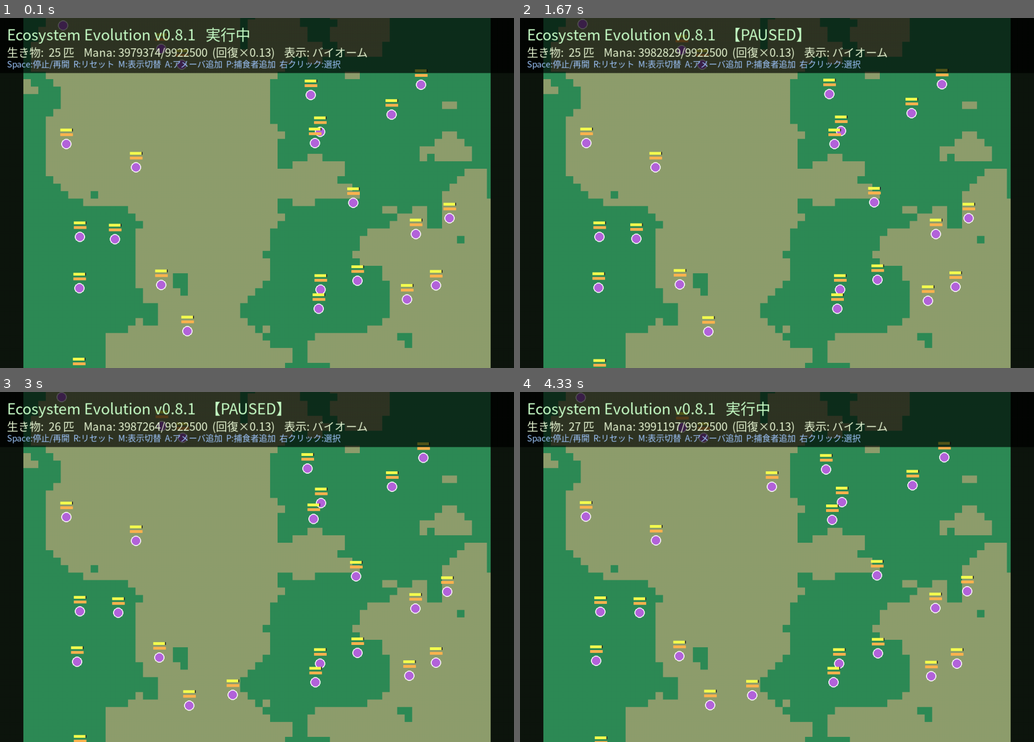
Above: before the commit, frames 1-4 (two rows, left to right).
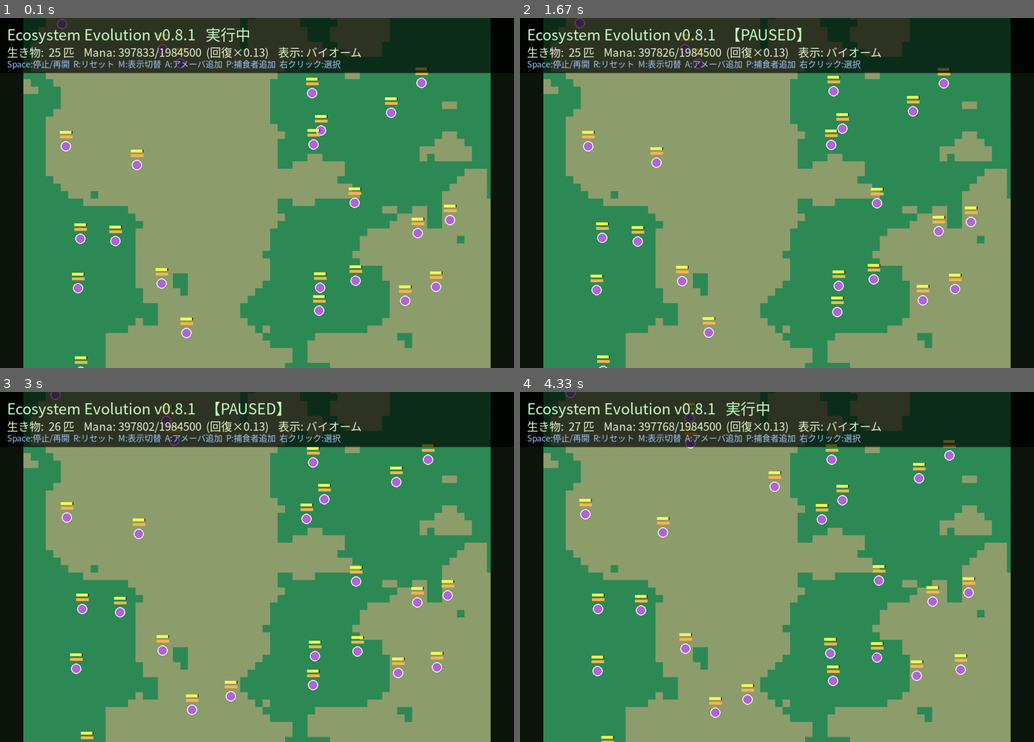
Above: after the commit, the same moments.

Repository: illuaStudio/ecosystem_evo
Game: pygame game, started from src/main.py
The game is run twice, just before and just after one commit, with the same random seed, the same clock (stepped at 60 frames per second) and the same inputs.
Inputs (mouse positions are in pixels of both pictures, inside the frame that each line leads up to):
- Up to frame 1 (0.1 s): no input
- Up to frame 2 (1.67 s): tap Space at 0.33 s; tap Enter at 0.67 s
- Up to frame 3 (3 s): hold A 2-2.53 s; move the mouse to (318, 598) at 2.03 s; tap Space at 2.07, 2.37 s; click (133, 497) at 2.62 s
- Up to frame 4 (4.33 s): hold A from 4 s (still down); move the mouse to (972, 700) at 4.03 s; tap Space at 4.07 s

The runs differ from the first frame. In frame 1, 2.6% of the frame differs, in the area x 11-89%, y 0-100%; in frame 2, 3.2%; in frame 3, 3.8%; in frame 4, 4.1%, in the area x 8-89%, y 0-100%.

Commit message:
時間間隔を1tickから10tickへ変更

Diff:
--- a/config/game.json
+++ b/config/game.json
@@ -3,6 +3,7 @@
   "version": "0.8.1",
 
   "fps": 60,
+  "sim_ticks_per_step": 10,
   "simulation_speed": 1.0,
 
   "camera_width": 1100,
--- a/config/species/amoeba.json
+++ b/config/species/amoeba.json
@@ -10,7 +10,7 @@
     "base_size": 9.0,
     "max_size": 18.0,
     "growth_rate": 0.0008,
-    "base_speed": 0.51,
+    "base_speed": 1.0,
     "base_vision": 70,
     "max_hp": 60.0,
     "max_satiety": 45.0,
@@ -23,9 +23,9 @@
         "name": "ManaWanderAction",
         "weight": 1.0,
         "params": {
-          "angle_range": 40,
+          "angle_range": 20,
           "speed_multiplier": 0.50,
-          "mana_absorption_rate": 0.8,
+          "mana_absorption_rate": 5,
           "depletion_rate_threshold": 0.06,
           "no_absorb_escape_ticks": 3,
           "crowd_radius": 50.0,
--- a/config/worlds/world.json
+++ b/config/worlds/world.json
@@ -6,10 +6,10 @@
   "background_color": [34, 60, 25],
 
   "mana": {
-    "regen_rate": 2000.0,
-    "density_max": 2500.0,
-    "density_initial_min": 800.0,
-    "density_initial_max": 1500.0
+    "regen_rate": 100.0,
+    "density_max": 500.0,
+    "density_initial_min": 80.0,
+    "density_initial_max": 150.0
   },
 
   "initial_entities": {
--- a/src/components/corpse.py
+++ b/src/components/corpse.py
@@ -12,14 +12,14 @@
         self.remaining_biomass = 0.0
         self.initial_biomass = 0.0
 
-    def update(self) -> None:
+    def update(self, dt: float = 1.0) -> None:
         """死骸専用: 自然分解でバイオマス減少とマナ還元（アクションなし）。"""
         if self.remaining_biomass <= 0:
             return
 
         owner = self.owner
         size = float(owner.traits.get("base_size", 9.0))
-        decompose_amount = size * 0.018
+        decompose_amount = size * 0.018 * float(dt)
         self.remaining_biomass -= decompose_amount
 
         world = owner.world
--- a/src/components/metabolism.py
+++ b/src/components/metabolism.py
@@ -10,17 +10,18 @@
     def __init__(self, owner: Any) -> None:
         self.owner = owner
 
-    def update(self) -> bool:
+    def update(self, dt: float = 1.0) -> bool:
         """
-        1 ティック分の代謝を適用する。
+        dt 分の代謝を適用する。
         Returns:
             True なら HP が尽きて死骸化が必要（呼び出し側で become_corpse を実行）。
         """
-        self.apply_growth()
-        self._apply_metabolism()
+        dt = float(dt)
+        self.apply_growth(dt)
+        self._apply_metabolism(dt)
         return self.owner.hp <= 0
 
-    def apply_growth(self) -> None:
+    def apply_growth(self, dt: float = 1.0) -> None:
         """満腹度に応じて base_size を max_size まで自動成長（Action とは独立）。"""
         owner = self.owner
         traits = owner.traits
@@ -33,7 +34,7 @@
         if growth_rate <= 0:
             return
 
-        delta = growth_rate * satiety_ratio(owner)
+        delta = growth_rate * satiety_ratio(owner) * float(dt)
         traits["base_size"] = min(max_size, size + delta)
 
     def scale_size(self, factor: float) -> None:
@@ -41,9 +42,9 @@
         traits = self.owner.traits
         traits["base_size"] = float(traits["base_size"]) * factor
 
-    def _apply_metabolism(self) -> None:
+    def _apply_metabolism(self, dt: float = 1.0) -> None:
         owner = self.owner
-        owner.satiety -= owner.traits["metabolism_rate"]
+        owner.satiety -= owner.traits["metabolism_rate"] * float(dt)
 
         if owner.satiety < 0:
             owner.hp += owner.satiety * 0.12
--- a/src/components/reproduction.py
+++ b/src/components/reproduction.py
@@ -9,9 +9,9 @@
         self.owner = owner
         self.cooldown = 0
 
-    def update(self) -> None:
+    def update(self, dt: float = 1.0) -> None:
         if self.cooldown > 0:
-            self.cooldown -= 1
+            self.cooldown = max(0, self.cooldown - int(dt))
 
     def set_cooldown(self, ticks: int) -> None:
         self.cooldown = max(0, int(ticks))
--- a/src/core/engine.py
+++ b/src/core/engine.py
@@ -28,6 +28,8 @@
 
         self.world = None
         self.paused = False
+        self.sim_ticks_per_step = max(1, int(config.game.get("sim_ticks_per_step", 10)))
+        self._render_ticks_until_sim = 0
         self.selected_creature = None
         self.show_debug = config.game.get("debug_mode", False)
         self.map_view_mode = "biome"  # "biome" | "mana"
@@ -48,6 +50,8 @@
     def reset_simulation(self, world_name: str = "Grassland"):
         """シミュレーション初期化"""
         config.reload_worlds()
+        self.sim_ticks_per_step = max(1, int(config.game.get("sim_ticks_per_step", 10)))
+        self._render_ticks_until_sim = 0
         self.world = World(world_name)
         self.selected_creature = None
         self.renderer.invalidate_biome_cache()
@@ -67,11 +71,20 @@
         """入力処理をInputHandlerに委譲"""
         return self.input_handler.handle_events()
 
+    def _sim_dt(self) -> float:
+        """1 回のシミュ更新で進むシミュレーション時間（レンダー tick 換算）。"""
+        speed = float(config.game.get("simulation_speed", 1.0))
+        return self.sim_ticks_per_step * speed
+
     def update(self):
-        """状態更新"""
-        if self.paused:
+        """状態更新（レンダー tick）。生態シミュは sim_ticks_per_step ごとに実行。"""
+        if self.paused or self.world is None:
             return
-        self.world.update()
+        if self._render_ticks_until_sim > 0:
+            self._render_ticks_until_sim -= 1
+            return
+        self.world.update(self._sim_dt())
+        self._render_ticks_until_sim = self.sim_ticks_per_step - 1
 
     def draw(self):
         """描画"""
--- a/src/entities/creature.py
+++ b/src/entities/creature.py
@@ -129,20 +129,21 @@
     def become_corpse(self) -> None:
         self.corpse.become_corpse()
 
-    def update(self) -> None:
+    def update(self, dt: float = 1.0) -> None:
+        dt = float(dt)
         if not self.alive:
-            self.corpse.update()
+            self.corpse.update(dt)
             return
 
-        self.age += 1
-        self.reproduction.update()
+        self.age += int(dt)
+        self.reproduction.update(dt)
 
         sync_legacy_pos(self, update_last=True)
 
         if self.life_cycle.update():
             return
 
-        if self.metabolism.update():
+        if self.metabolism.update(dt):
             self.become_corpse()
             return
 
--- a/src/systems/mana_system.py
+++ b/src/systems/mana_system.py
@@ -17,7 +17,6 @@
 
     def update(self, entities: List[Any], world: Any, dt: float = 1.0) -> None:
         """マナ親和性を持つ生存個体のマナ吸収（行動種別に応じて）。"""
-        del dt
         if world is None:
             return
 
@@ -35,7 +34,7 @@
             rate = float(
                 action.params.get("mana_absorption_rate", affinity.consumption_rate)
             )
-            absorbed = self.absorb_mana(entity, world, affinity, rate)
+            absorbed = self.absorb_mana(entity, world, affinity, rate, dt)
             self._record_absorb_result(entity, world, absorbed, action.params)
 
     def apply_gradient_steering(
@@ -78,7 +77,10 @@
 
         from src.systems.movement_system import MovementSystem
 
-        MovementSystem.wander_step(entity, angle_range, speed_multiplier)
+        sim_dt = float(getattr(world, "sim_dt", 1.0))
+        MovementSystem.wander_step(
+            entity, angle_range, speed_multiplier, sim_dt
+        )
 
     def absorb_mana(
         self,
@@ -86,6 +88,7 @@
         world: Any,
         affinity: ManaAffinity,
         rate: Optional[float] = None,
+        dt: float = 1.0,
     ) -> float:
         """現在位置のマナを消費して満腹度を回復。吸収量を返す。"""
         if world is None or not getattr(entity, "alive", True):
@@ -96,7 +99,10 @@
             return 0.0
 
         consumption = rate if rate is not None else affinity.consumption_rate
-        want = min(float(consumption) * affinity.affinity, cap - entity.satiety)
+        want = min(
+            float(consumption) * affinity.affinity * float(dt),
+            cap - entity.satiety,
+        )
         if want <= 0:
             return 0.0
 
--- a/src/systems/movement_system.py
+++ b/src/systems/movement_system.py
@@ -15,7 +15,7 @@
 
     def update(self, entities: List[Any], world: Any, dt: float = 1.0) -> None:
         """速度の適用とワールド境界へのクランプ。"""
-        del dt  # ティック単位シミュレーション（将来 dt 対応用）
+        dt = float(dt)
         if world is None:
             return
 
@@ -28,8 +28,8 @@
 
             velocity = getattr(entity, "velocity", None)
             if isinstance(velocity, Velocity) and (velocity.vx != 0.0 or velocity.vy != 0.0):
-                position.x += velocity.vx
-                position.y += velocity.vy
+                position.x += velocity.vx * dt
+                position.y += velocity.vy * dt
                 velocity.vx = 0.0
                 velocity.vy = 0.0
 
@@ -41,6 +41,7 @@
         entity: Any,
         angle_range: float,
         speed_multiplier: float,
+        dt: float = 1.0,
     ) -> None:
         """徘徊: wander_angle に沿って Position を更新する。"""
         position = MovementSystem._require_position(entity)
@@ -48,7 +49,7 @@
         wander_angle += random.uniform(-angle_range, angle_range)
         entity.wander_angle = wander_angle
 
-        step = entity.get_current_speed() * speed_multiplier
+        step = entity.get_current_speed() * speed_multiplier * float(dt)
         position.x += math.cos(math.radians(wander_angle)) * step
         position.y += math.sin(math.radians(wander_angle)) * step
         sync_legacy_pos(entity)
@@ -58,6 +59,7 @@
         entity: Any,
         target: Any,
         speed_multiplier: float = 1.0,
+        dt: float = 1.0,
     ) -> float:
         """ターゲット方向へ移動し、移動後の距離を返す。"""
         position = MovementSystem._require_position(entity)
@@ -69,7 +71,7 @@
         if dist == 0:
             return 0.0
 
-        step = entity.get_current_speed() * speed_multiplier
+        step = entity.get_current_speed() * speed_multiplier * float(dt)
         position.x += (dx / dist) * step
         position.y += (dy / dist) * step
         sync_legacy_pos(entity)
--- a/src/systems/world.py
+++ b/src/systems/world.py
@@ -74,6 +74,7 @@
 
         self.spawner = WorldSpawner(self)
         self.spawner.spawn_initial_entities(world_data)
+        self.sim_dt = 1.0
 
     # バイオーム（後方互換）
     biomes = property(lambda s: s.biome.biomes)
@@ -112,8 +113,8 @@
     def get_mana_density(self, x: float, y: float) -> float:
         return self.mana_layer.get_mana_density(x, y)
 
-    def _regenerate_mana_density(self) -> None:
-        self.mana_layer.regenerate()
+    def _regenerate_mana_density(self, dt: float = 1.0) -> None:
+        self.mana_layer.regenerate(dt)
 
     def return_mana_from_decomposition(
         self, amount: float, x: float = None, y: float = None
@@ -132,9 +133,11 @@
             self.creatures.remove(creature)
 
     def update(self, dt: float = 1.0) -> None:
-        self._regenerate_mana_density()
+        """生態シミュレーションを dt 分進める（1 = 旧来の 1 シミュ tick）。"""
+        self.sim_dt = float(dt)
+        self._regenerate_mana_density(dt)
         for creature in self.creatures[:]:
-            creature.update()
+            creature.update(dt)
         self.movement_system.update(self.creatures, self, dt)
         self.mana_system.update(self.creatures, self, dt)
         for creature in self.creatures[:]:
--- a/src/systems/world_mana.py
+++ b/src/systems/world_mana.py
@@ -72,14 +72,14 @@
         col, row = self._pos_to_mana_cell(x, y)
         return self.mana_density[row][col]
 
-    def regenerate(self) -> None:
+    def regenerate(self, dt: float = 1.0) -> None:
         """バイオーム倍率に基づき、マナ密度マップ全体を回復させる。"""
         world = self._world
-        if self.regen_rate <= 0 or not self.mana_density:
+        if self.regen_rate <= 0 or not self.mana_density or dt <= 0:
             return
 
         cell_count = self._mana_cols * self._mana_rows
-        base_per_cell = self.regen_rate / cell_count
+        base_per_cell = (self.regen_rate / cell_count) * float(dt)
         cell = self.mana_cell_size
         cap = self.mana_density_cap
         regen_total = 0.0
--- a/src/utils/creature_helpers.py
+++ b/src/utils/creature_helpers.py
@@ -152,11 +152,27 @@
     )
 
 
-def move_toward(creature, target, speed_multiplier: float = 1.0) -> float:
+def _sim_dt(creature, dt: float | None = None) -> float:
+    if dt is not None:
+        return float(dt)
+    world = getattr(creature, "world", None)
+    if world is None:
+        return 1.0
+    return float(getattr(world, "sim_dt", 1.0))
+
+
+def move_toward(
+    creature,
+    target,
+    speed_multiplier: float = 1.0,
+    dt: float | None = None,
+) -> float:
     """ターゲット方向へ移動し、移動後の距離を返す。"""
     from src.systems.movement_system import MovementSystem
 
-    return MovementSystem.move_toward(creature, target, speed_multiplier)
+    return MovementSystem.move_toward(
+        creature, target, speed_multiplier, _sim_dt(creature, dt)
+    )
 
 
 def bite(predator, prey, attack_power: float = 1.0) -> float:
@@ -216,10 +232,17 @@
         consume_carcass(predator, target, bite_gain=bite_gain)
 
 
-def wander_step(creature, angle_range: float, speed_multiplier: float) -> None:
+def wander_step(
+    creature,
+    angle_range: float,
+    speed_multiplier: float,
+    dt: float | None = None,
+) -> None:
     from src.systems.movement_system import MovementSystem
 
-    MovementSystem.wander_step(creature, angle_range, speed_multiplier)
+    MovementSystem.wander_step(
+        creature, angle_range, speed_multiplier, _sim_dt(creature, dt)
+    )
 
 
 def get_mana_gradient_direction(
--- /dev/null
+++ b/tests/test_sim_dt.py
@@ -0,0 +1,61 @@
+"""シミュレーション dt（Phase A）のスケール検証。"""
+import unittest
+
+from src.systems.movement_system import MovementSystem
+from src.systems.world import World
+from src.utils.position_helpers import entity_xy
+
+
+class TestSimDt(unittest.TestCase):
+    def test_wander_step_scales_with_dt(self):
+        world = World()
+        creature = world.creatures[0]
+        creature.position.x = 100.0
+        creature.position.y = 100.0
+        creature.wander_angle = 0.0
+
+        MovementSystem.wander_step(creature, 0.0, 1.0, dt=1.0)
+        x1, y1 = entity_xy(creature)
+
+        creature.position.x = 100.0
+        creature.position.y = 100.0
+        creature.wander_angle = 0.0
+        MovementSystem.wander_step(creature, 0.0, 1.0, dt=10.0)
+        x2, y2 = entity_xy(creature)
+
+        dist1 = abs(x1 - 100) + abs(y1 - 100)
+        dist2 = abs(x2 - 100) + abs(y2 - 100)
+        self.assertGreater(dist2, dist1 * 5.0)
+
+    def test_metabolism_scales_with_dt(self):
+        world = World()
+        creature = world.creatures[0]
+        metabolism = creature.traits["metabolism_rate"]
+
+        creature.satiety = 20.0
+        creature.metabolism._apply_metabolism(1.0)
+        self.assertAlmostEqual(creature.satiety, 20.0 - metabolism)
+
+        creature.satiety = 20.0
+        creature.metabolism._apply_metabolism(10.0)
+        self.assertAlmostEqual(creature.satiety, 20.0 - metabolism * 10.0)
+
+    def test_mana_regen_scales_with_dt(self):
+        world = World()
+        col, row = 0, 0
+        before = world.mana_density[row][col]
+        world.mana_density[row][col] = 0.0
+
+        world.mana_layer.regenerate(1.0)
+        after_1 = world.mana_density[row][col]
+
+        world.mana_density[row][col] = 0.0
+        world.mana_layer.regenerate(10.0)
+        after_10 = world.mana_density[row][col]
+
+        self.assertAlmostEqual(after_10, after_1 * 10.0, delta=after_1 * 0.01)
+        world.mana_density[row][col] = before
+
+
+if __name__ == "__main__":
+    unittest.main()
